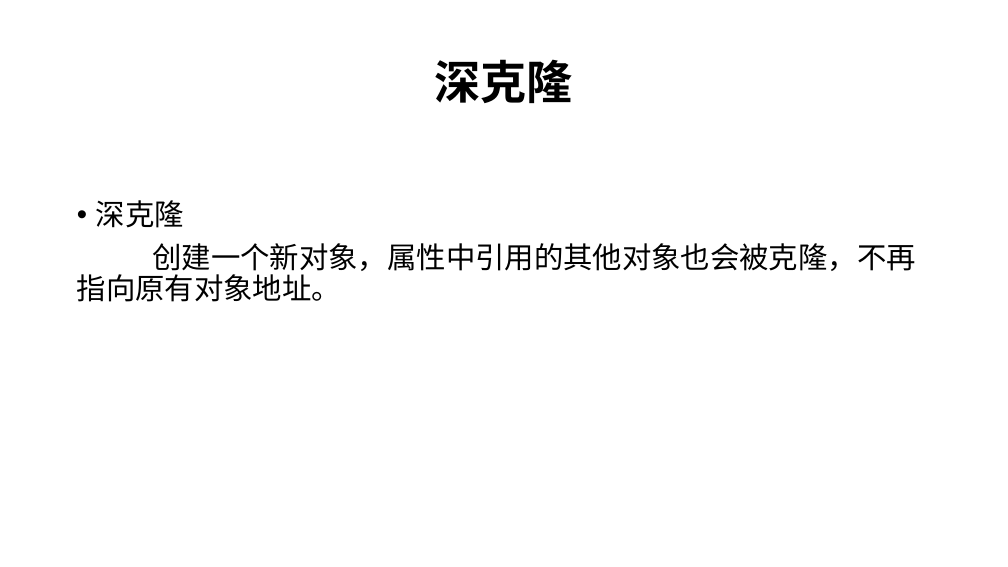
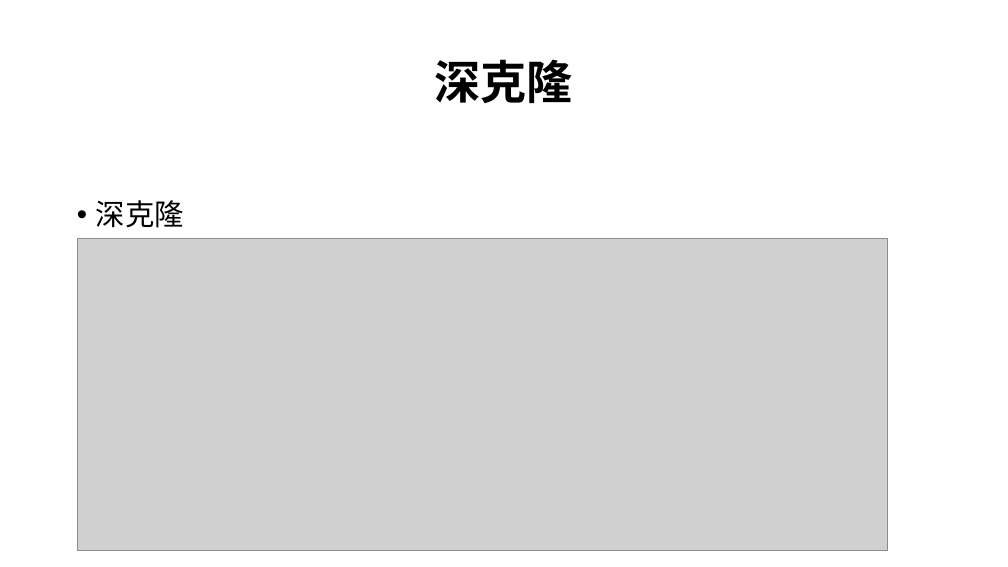
Before and after one commit to ywendy/test, a slide deck: slide 8 of 新建 Microsoft PowerPoint 演示文稿.pptx. Drawn at 1008x567 pixels with LibreOffice and Linux fonts; fonts in the diff are those of the drawing; grey boxes stand for pictures. Boxes give left, top, right and bottom in pixels: in the first picture for what was removed or moved away, otherwise in the second. Text is boxed around its words. In the diff, an @@ line names an element or a change of style, - is before the commit and + after.

```diff
--- a/新建 Microsoft PowerPoint 演示文稿.pptx
+++ b/新建 Microsoft PowerPoint 演示文稿.pptx
@@ picture added at [78, 238, 889, 551] @@
@@ text at [77, 243, 915, 302]: paragraph removed @@
-创建一个新对象，属性中引用的其他对象也会被克隆，不再指向原有对象地址。
```
Also in this commit, not shown: 4 other slides changed, 1 slide added, 2 other files.
